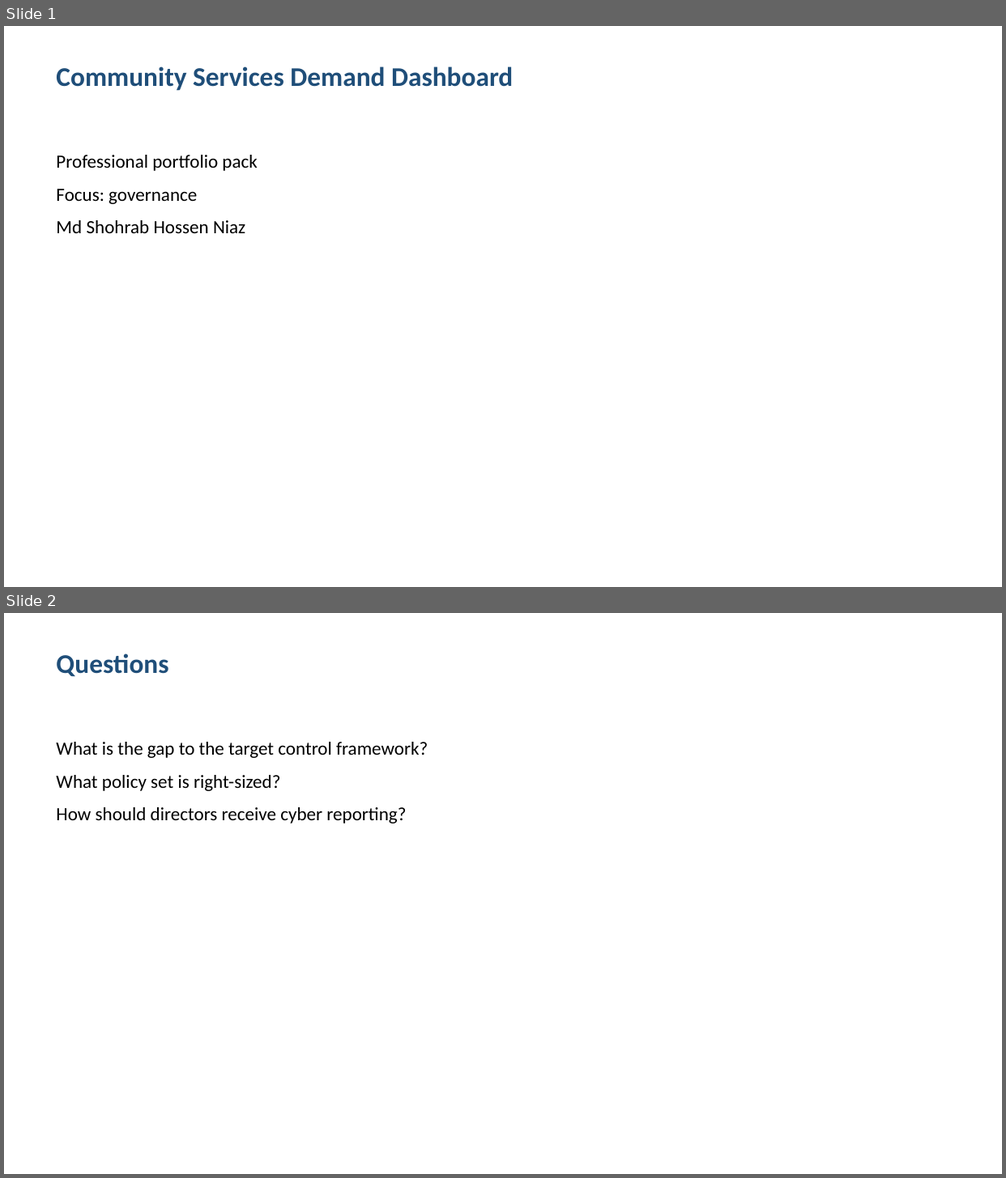
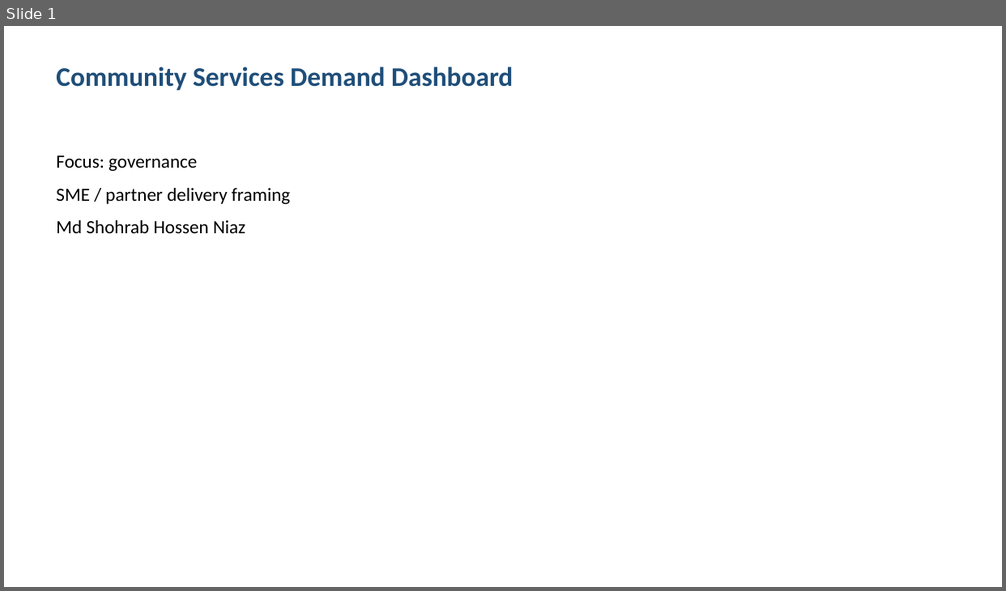
Before and after one commit to shohrabniaz/community-services-demand-dashboard, a slide deck: Final_Submission/02_Presentation.pptx. Shown one above the other, each under a label of ours: slides 1 and 2 before the commit, slide 1 after it. The pictures are 1006x1178 and 1006x591 pixels, drawn with LibreOffice and Linux fonts; fonts in the diff are those of the drawing. Boxes give left, top, right and bottom in pixels: in the first picture for what was removed or moved away, otherwise in the second. Text is boxed around its words. In the diff, an @@ line names an element or a change of style, - is before the commit and + after.

Commit message:
Polish portfolio pack for professional showcase readiness.

```diff
--- a/Final_Submission/02_Presentation.pptx
+++ b/Final_Submission/02_Presentation.pptx
@@ slide 2 removed at (4,613,1002,1174), background #FFFFFF @@
@@ text removed at (56,653,168,677) @@
-Questions
@@ text removed at (56,742,428,824) @@
-What is the gap to the target control framework?
-What policy set is right-sized?
-How should directors receive cyber reporting?
@@ slide 1 changed as well @@
@@ text at (56,155,257,171): paragraph removed @@
-Professional portfolio pack
@@ text at (56,188,290,204): paragraph added @@
+SME / partner delivery framing
```
Also in this commit, not shown: 2 other slides changed, 1 slide added, 12 other files.
